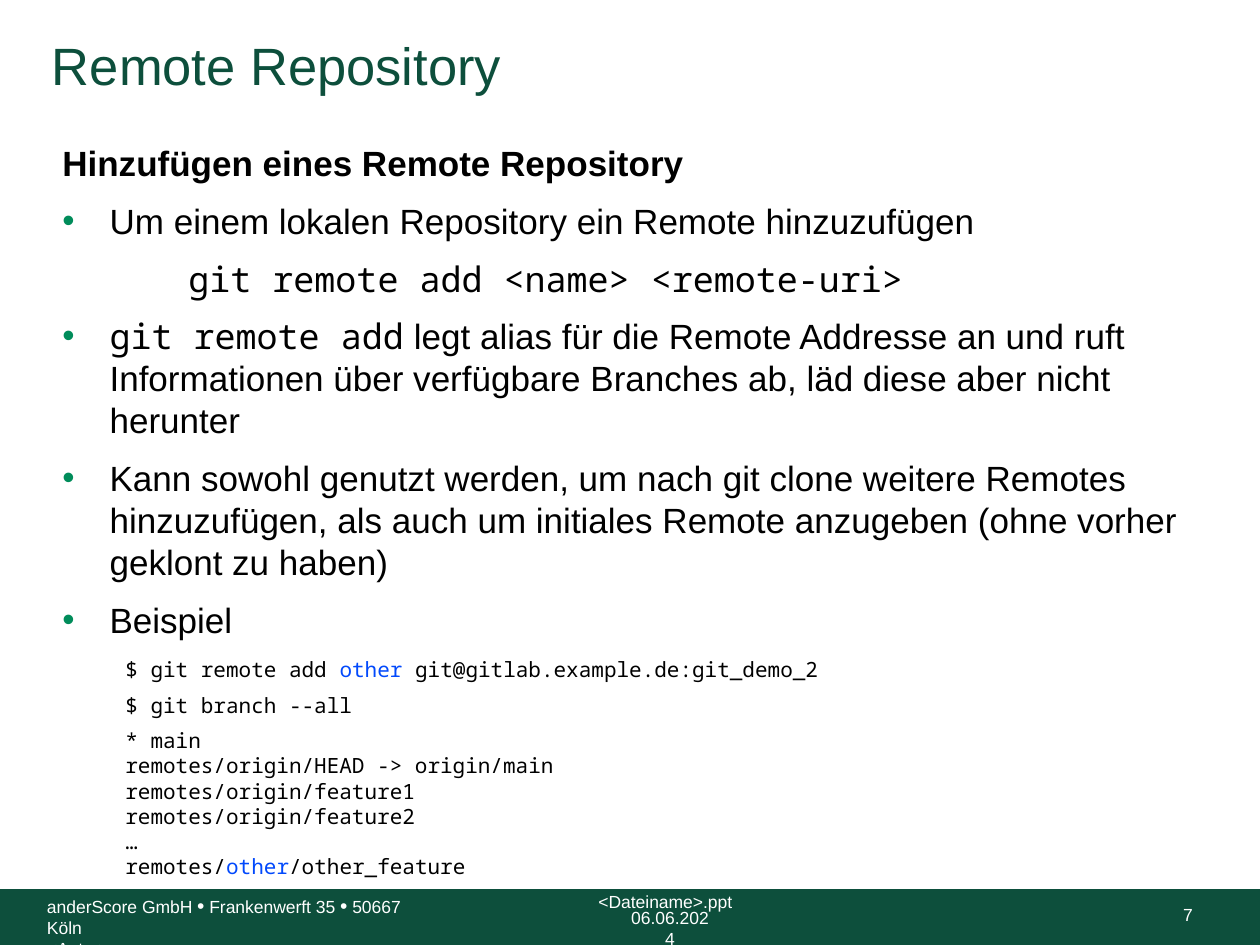
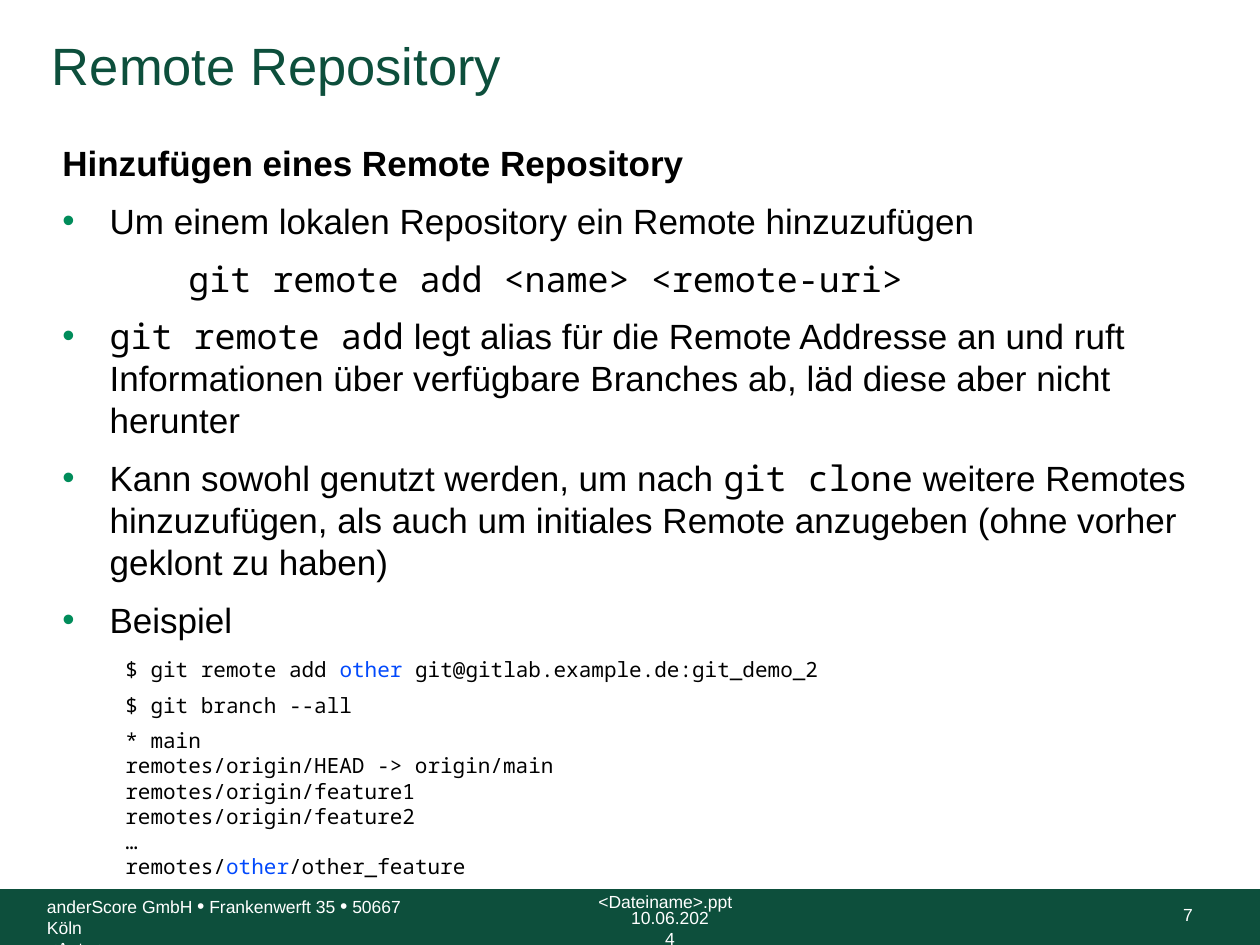
Before and after one commit to anderscore-gmbh/gitlab, a slide deck: slide 7 of slides/Tag-1_4-Git-Remote.pptx. Drawn at 1260x945 pixels with LibreOffice and Linux fonts; fonts in the diff are those of the drawing; background and template pictures are left out. Boxes give left, top, right and bottom in pixels: in the first picture for what was removed or moved away, otherwise in the second. Text is boxed around its words. In the diff, an @@ line names an element or a change of style, - is before the commit and + after.

```diff
--- a/slides/Tag-1_4-Git-Remote.pptx
+++ b/slides/Tag-1_4-Git-Remote.pptx
@@ text at (110, 464, 1185, 582): font Arial to Noto Sans Mono in "git clone" @@
@@ text at (631, 911, 709, 924): text changed @@
-06.06.2024
+10.06.2024
```
Also in this commit, not shown: 11 other slides changed, 8 other files.
